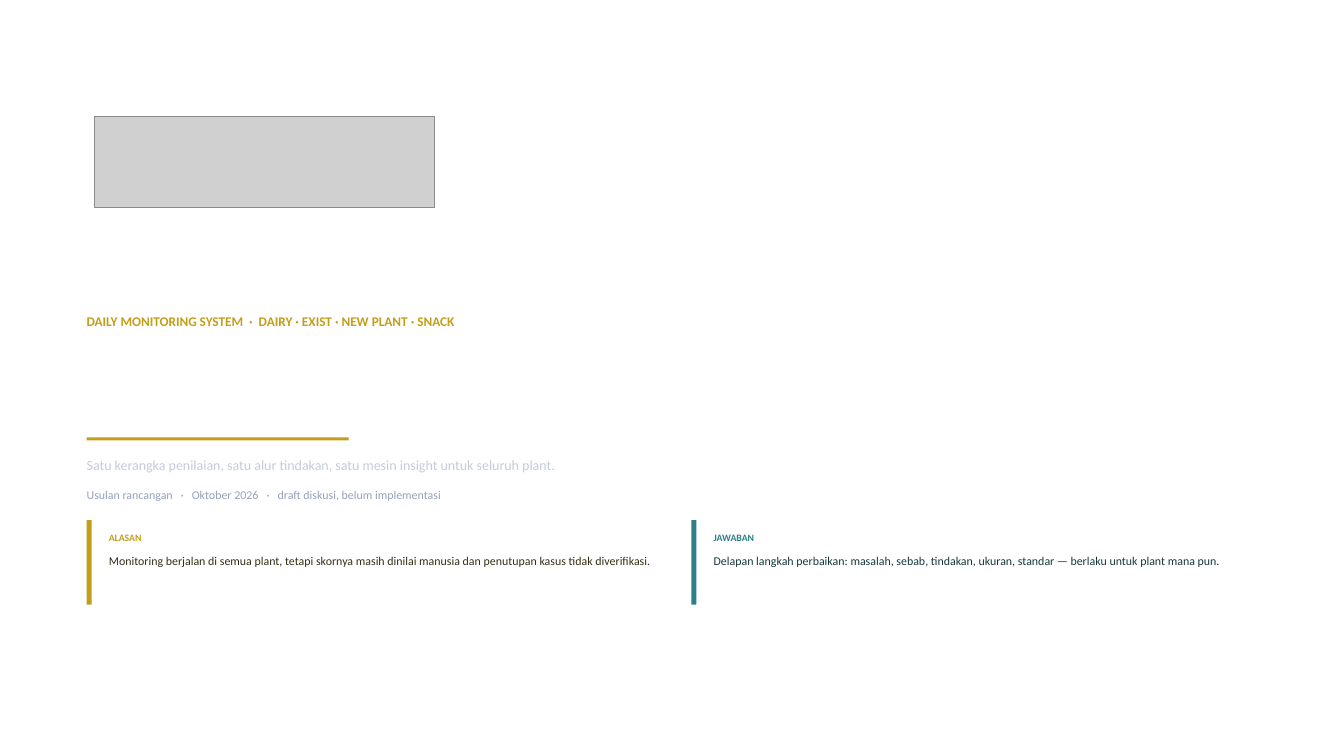
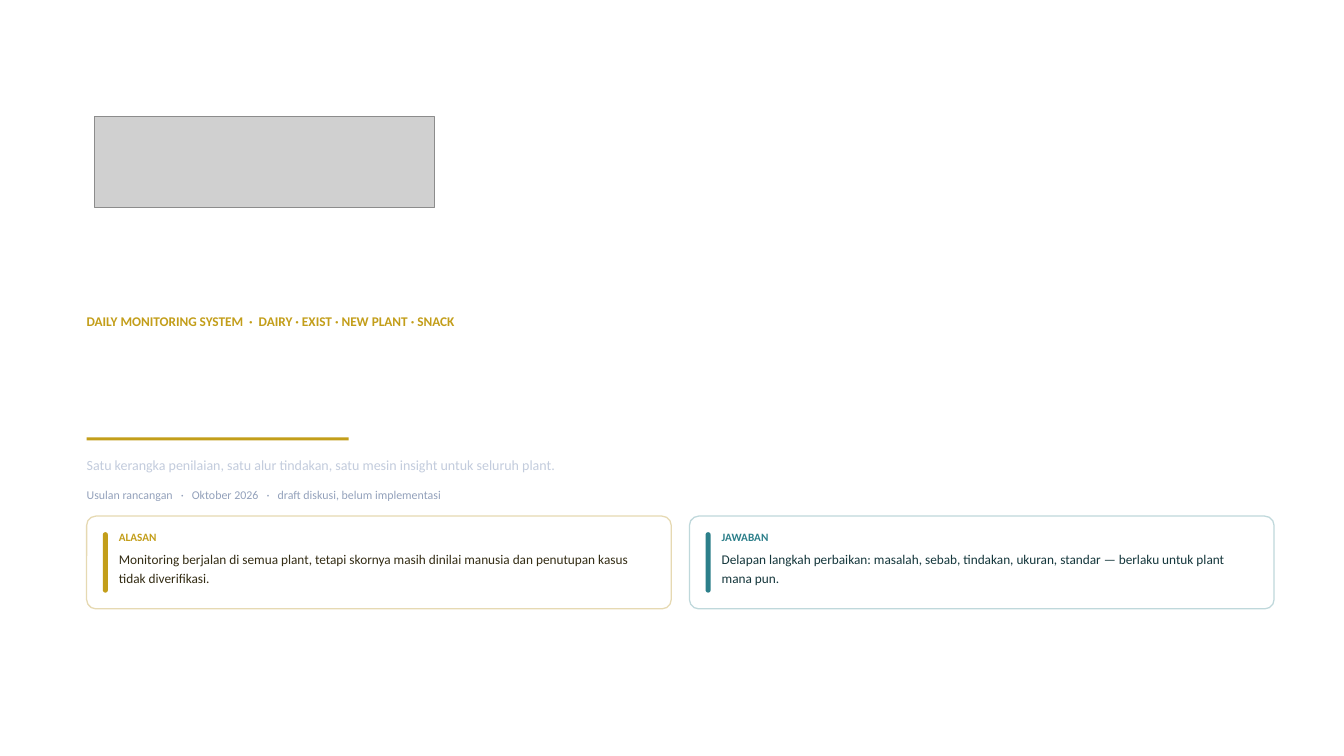
Before and after one commit to GalaxyDust/DailyMonitoringSystem_App, a slide deck: slide 1 of docs/DMS_Digitalisasi_v1.pptx. Drawn at 1344x756 pixels with LibreOffice and Linux fonts; fonts in the diff are those of the drawing; grey boxes stand for pictures; background and template pictures are left out. Boxes give left, top, right and bottom in pixels: in the first picture for what was removed or moved away, otherwise in the second. Text is boxed around its words. In the diff, an @@ line names an element or a change of style, - is before the commit and + after.

```diff
--- a/docs/DMS_Digitalisasi_v1.pptx
+++ b/docs/DMS_Digitalisasi_v1.pptx
@@ rounded rectangle: place and size @@
-rounded rectangle at [87,520,678,605]
+rounded rectangle at [87,516,671,609]
@@ rounded rectangle at [87,516,671,609]: rectangle to rounded rectangle; outline none to #E6D9B2 0.9 pt @@
@@ rounded rectangle at [103,532,108,593]: rectangle to rounded rectangle @@
@@ rounded rectangle: place and size @@
-rounded rectangle at [87,520,92,605]
+rounded rectangle at [103,532,108,593]
@@ text "ALASAN" at [119,533,157,541]: size 7 to 8 pt @@
@@ text "ALASAN": place and size @@
-text "ALASAN" at [109,534,142,541]
+text "ALASAN" at [119,533,157,541]
@@ rounded rectangle: place and size @@
-rounded rectangle at [692,520,1282,605]
+rounded rectangle at [690,516,1274,609]
@@ rounded rectangle at [690,516,1274,609]: rectangle to rounded rectangle; outline none to #BFD8DB 0.9 pt @@
@@ rounded rectangle: place and size @@
-rounded rectangle at [692,520,697,605]
+rounded rectangle at [706,532,711,593]
@@ rounded rectangle at [706,532,711,593]: rectangle to rounded rectangle @@
@@ text "JAWABAN": place and size @@
-text "JAWABAN" at [714,534,755,541]
+text "JAWABAN" at [722,533,769,541]
@@ text "JAWABAN" at [722,533,769,541]: size 7 to 8 pt @@
@@ text "Monitoring berjalan di semua plant, ...": place and size @@
-text "Monitoring berjalan di semua plant, ..." at [109,556,650,567]
+text "Monitoring berjalan di semua plant, ..." at [119,554,628,583]
@@ text "Monitoring berjalan di semua plant, ..." at [119,554,628,583]: size 8.5 to 9.5 pt; line spacing 1.2 to 1.18 @@
@@ text "Delapan langkah perbaikan: masalah, sebab, ...": place and size @@
-text "Delapan langkah perbaikan: masalah, sebab, ..." at [714,556,1220,567]
+text "Delapan langkah perbaikan: masalah, sebab, ..." at [722,554,1224,585]
@@ text "Delapan langkah perbaikan: masalah, sebab, ..." at [722,554,1224,585]: size 8.5 to 9.5 pt @@
```
Also in this commit, not shown: 22 other slides changed, 2 other files.
